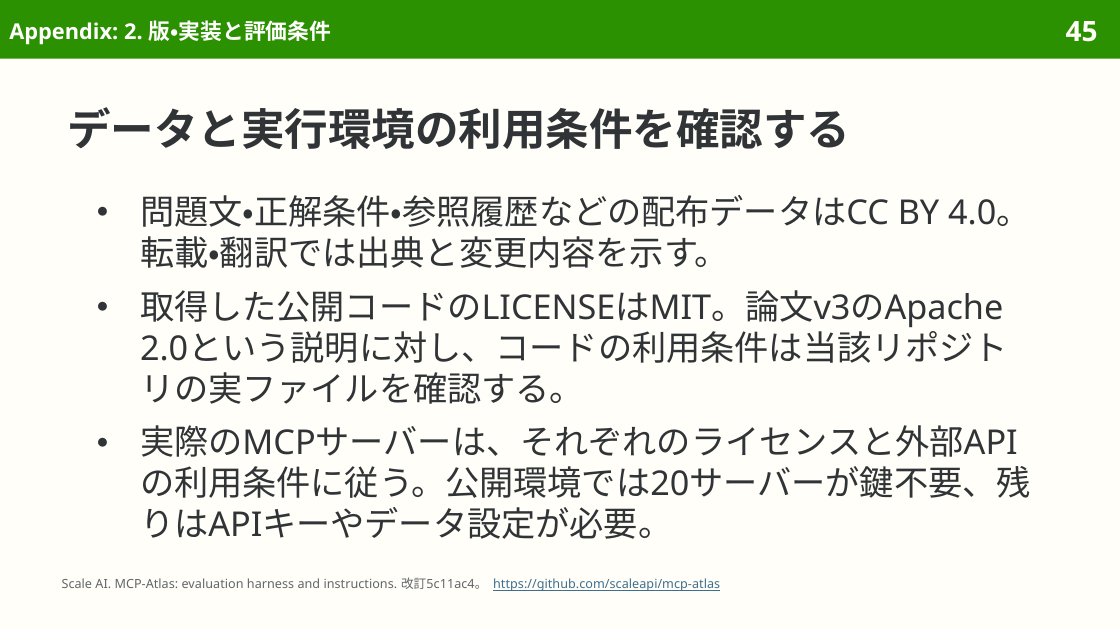
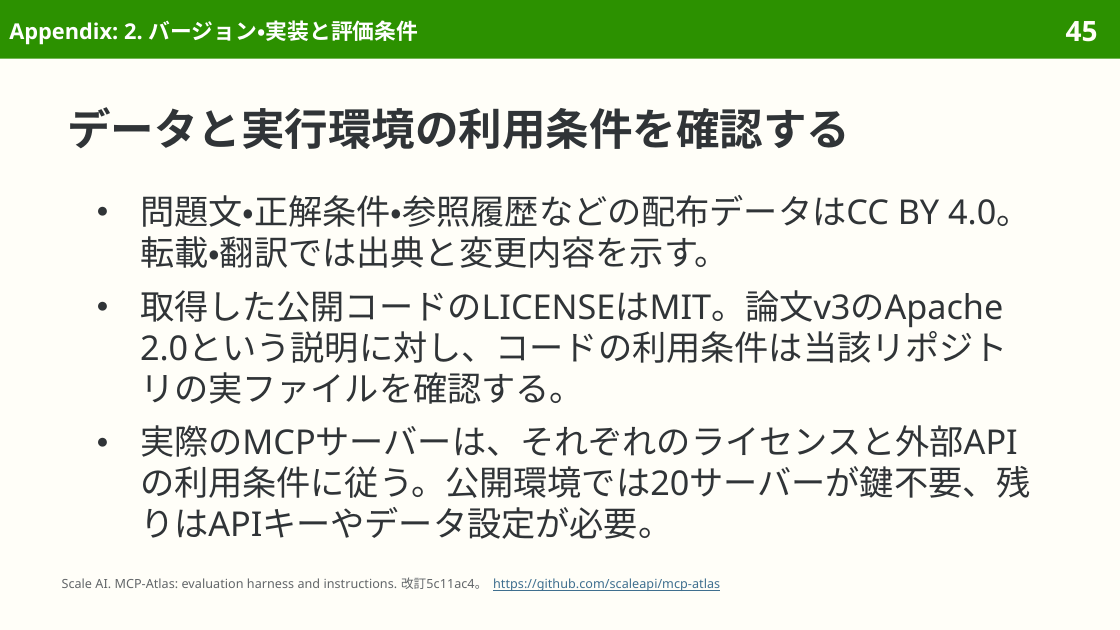
Before and after one commit to sasakiy84/datasets-in-10-minutes, a slide deck: slide 45 of slides/datasets-in-10-minutes-mcp-atlas.pptx. Drawn at 1120x630 pixels with LibreOffice and Linux fonts; fonts in the diff are those of the drawing. Boxes give left, top, right and bottom in pixels: in the first picture for what was removed or moved away, otherwise in the second. Text is boxed around its words. In the diff, an @@ line names an element or a change of style, - is before the commit and + after.

```diff
--- a/slides/datasets-in-10-minutes-mcp-atlas.pptx
+++ b/slides/datasets-in-10-minutes-mcp-atlas.pptx
@@ title at (x1=9, y1=20, x2=419, y2=45): text changed @@
-Appendix: 2. 版・実装と評価条件
+Appendix: 2. バージョン・実装と評価条件
```
Also in this commit, not shown: 7 other slides changed, 4 other files.
